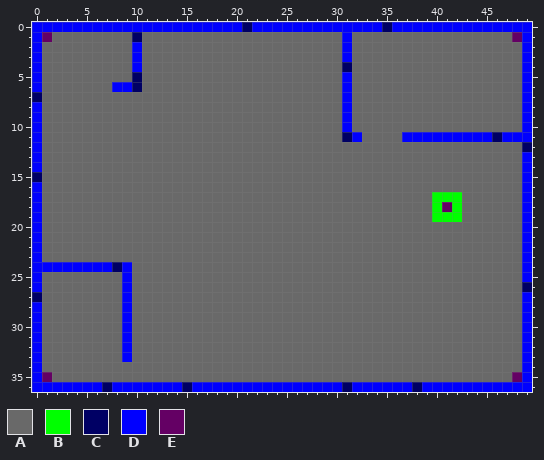
One commit to this pixel-art sprite: TimeFreeze/SFML_GameTemplate/Content/Level/map0.png. That is the earlier state.
The file is 50x37 pixels.
Palette (. is transparent): A #696969  B #00ff00  C #000064  D #0000ff  E #640064
Pixels before, first column x 0:
 0 DDDDDDDDDDDDDDDDDDDDDCDDDDDDDDDDDDDCDDDDDDDDDDDDDD
 1 DEAAAAAAAACAAAAAAAAAAAAAAAAAAAADAAAAAAAAAAAAAAAAED
 2 DAAAAAAAAADAAAAAAAAAAAAAAAAAAAADAAAAAAAAAAAAAAAAAD
 3 DAAAAAAAAADAAAAAAAAAAAAAAAAAAAADAAAAAAAAAAAAAAAAAD
 4 DAAAAAAAAADAAAAAAAAAAAAAAAAAAAACAAAAAAAAAAAAAAAAAD
 5 DAAAAAAAAACAAAAAAAAAAAAAAAAAAAADAAAAAAAAAAAAAAAAAD
 6 DAAAAAAADDCAAAAAAAAAAAAAAAAAAAADAAAAAAAAAAAAAAAAAD
 7 CAAAAAAAAAAAAAAAAAAAAAAAAAAAAAADAAAAAAAAAAAAAAAAAD
 8 DAAAAAAAAAAAAAAAAAAAAAAAAAAAAAADAAAAAAAAAAAAAAAAAD
 9 DAAAAAAAAAAAAAAAAAAAAAAAAAAAAAADAAAAAAAAAAAAAAAAAD
10 DAAAAAAAAAAAAAAAAAAAAAAAAAAAAAADAAAAAAAAAAAAAAAAAD
11 DAAAAAAAAAAAAAAAAAAAAAAAAAAAAAACDAAAADDDDDDDDDCDDD
12 DAAAAAAAAAAAAAAAAAAAAAAAAAAAAAAAAAAAAAAAAAAAAAAAAC
13 DAAAAAAAAAAAAAAAAAAAAAAAAAAAAAAAAAAAAAAAAAAAAAAAAD
14 DAAAAAAAAAAAAAAAAAAAAAAAAAAAAAAAAAAAAAAAAAAAAAAAAD
15 CAAAAAAAAAAAAAAAAAAAAAAAAAAAAAAAAAAAAAAAAAAAAAAAAD
16 DAAAAAAAAAAAAAAAAAAAAAAAAAAAAAAAAAAAAAAAAAAAAAAAAD
17 DAAAAAAAAAAAAAAAAAAAAAAAAAAAAAAAAAAAAAAABBBAAAAAAD
18 DAAAAAAAAAAAAAAAAAAAAAAAAAAAAAAAAAAAAAAABEBAAAAAAD
19 DAAAAAAAAAAAAAAAAAAAAAAAAAAAAAAAAAAAAAAABBBAAAAAAD
20 DAAAAAAAAAAAAAAAAAAAAAAAAAAAAAAAAAAAAAAAAAAAAAAAAD
21 DAAAAAAAAAAAAAAAAAAAAAAAAAAAAAAAAAAAAAAAAAAAAAAAAD
22 DAAAAAAAAAAAAAAAAAAAAAAAAAAAAAAAAAAAAAAAAAAAAAAAAD
23 DAAAAAAAAAAAAAAAAAAAAAAAAAAAAAAAAAAAAAAAAAAAAAAAAD
24 DDDDDDDDCDAAAAAAAAAAAAAAAAAAAAAAAAAAAAAAAAAAAAAAAD
25 DAAAAAAAADAAAAAAAAAAAAAAAAAAAAAAAAAAAAAAAAAAAAAAAD
26 DAAAAAAAADAAAAAAAAAAAAAAAAAAAAAAAAAAAAAAAAAAAAAAAC
27 CAAAAAAAADAAAAAAAAAAAAAAAAAAAAAAAAAAAAAAAAAAAAAAAD
28 DAAAAAAAADAAAAAAAAAAAAAAAAAAAAAAAAAAAAAAAAAAAAAAAD
29 DAAAAAAAADAAAAAAAAAAAAAAAAAAAAAAAAAAAAAAAAAAAAAAAD
30 DAAAAAAAADAAAAAAAAAAAAAAAAAAAAAAAAAAAAAAAAAAAAAAAD
31 DAAAAAAAADAAAAAAAAAAAAAAAAAAAAAAAAAAAAAAAAAAAAAAAD
32 DAAAAAAAADAAAAAAAAAAAAAAAAAAAAAAAAAAAAAAAAAAAAAAAD
33 DAAAAAAAADAAAAAAAAAAAAAAAAAAAAAAAAAAAAAAAAAAAAAAAD
34 DAAAAAAAAAAAAAAAAAAAAAAAAAAAAAAAAAAAAAAAAAAAAAAAAD
35 DEAAAAAAAAAAAAAAAAAAAAAAAAAAAAAAAAAAAAAAAAAAAAAAED
36 DDDDDDDCDDDDDDDCDDDDDDDDDDDDDDDCDDDDDDCDDDDDDDDDDD
Once edited:
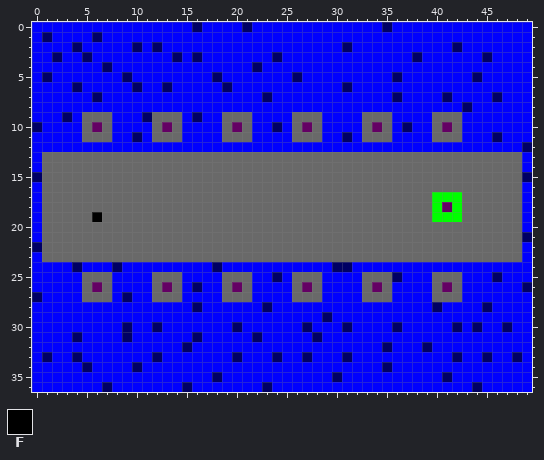
Colours new in this view: F #000000
Changes in this commit:
y 0: x 16 D -> C
y 1: x 1..30 EAAAAAAAACAAAAAAAAAAAAAAAAAAAA -> CDDDDCDDDDDDDDDDDDDDDDDDDDDDDD; x 32..48 AAAAAAAAAAAAAAAAE -> DDDDDDDDDDDDDDDDD
y 2: x 1..48 AAAAAAAAADAAAAAAAAAAAAAAAAAAAADAAAAAAAAAAAAAAAAA -> DDDCDDDDDCDCDDDDDDDDDDDDDDDDDDCDDDDDDDDDDCDDDDDD
y 3: x 1..9 AAAAAAAAA -> DCDDCDDDD; x 11..30 AAAAAAAAAAAAAAAAAAAA -> DDDCDCDDDDDDDCDDDDDD; x 32..48 AAAAAAAAAAAAAAAAA -> DDDDDDCDDDDDDCDDD
y 4: x 1..9 AAAAAAAAA -> DDDDDDCDD; x 11..48 AAAAAAAAAAAAAAAAAAAACAAAAAAAAAAAAAAAAA -> DDDDDDDDDDDCDDDDDDDDDDDDDDDDDDDDDDDDDD
y 5: x 1..30 AAAAAAAAACAAAAAAAAAAAAAAAAAAAA -> CDDDDDDDCDDDDDDDDCDDDDDDDCDDDD; x 32..48 AAAAAAAAAAAAAAAAA -> DDDDCDDDDDDDCDDDD
y 6: x 1..7 AAAAAAA -> DDDCDDD; x 11..48 AAAAAAAAAAAAAAAAAAAADAAAAAAAAAAAAAAAAA -> DDCDDDDDCDDDDDDDDDDDCDDDDDDDDDDDDDDDDD
y 7: x 0..30 CAAAAAAAAAAAAAAAAAAAAAAAAAAAAAA -> DDDDDDCDDDDDDDDDDDDDDDDCDDDDDDD; x 32..48 AAAAAAAAAAAAAAAAA -> DDDDCDDDDCDDDDCDD
y 8: x 1..30 AAAAAAAAAAAAAAAAAAAAAAAAAAAAAA -> DDDDDDDDDDDDDDDDDDDDDDDDDDDDDD; x 32..48 AAAAAAAAAAAAAAAAA -> DDDDDDDDDDDCDDDDD
y 9: x 1..4 AAAA -> DDCD; x 8..11 AAAA -> DDDC; x 15..18 AAAA -> DCDD; x 22..25 AAAA -> DDDD; x 29..30 AA -> DD; x 32 A -> D; x 36..39 AAAA -> DDDD; x 43..48 AAAAAA -> DDDDDD
y 10: x 0..4 DAAAA -> CDDDD; x 6 A -> E; x 8..11 AAAA -> DDDD; x 13 A -> E; x 15..18 AAAA -> DDDD; x 20 A -> E; x 22..25 AAAA -> DDCD; x 27 A -> E; x 29..30 AA -> DD; x 32 A -> D; x 34 A -> E; x 36..39 AAAA -> DCDD; x 41 A -> E; x 43..48 AAAAAA -> DDDDDD
y 11: x 1..4 AAAA -> DDDD; x 8..11 AAAA -> DDCD; x 15..18 AAAA -> DDDD; x 22..25 AAAA -> DDDD; x 29..30 AA -> DD; x 36 A -> D; x 40..42 DDD -> AAA
y 12: x 1..48 AAAAAAAAAAAAAAAAAAAAAAAAAAAAAAAAAAAAAAAAAAAAAAAA -> DDDDDDDDDDDDDDDDDDDDDDDDDDDDDDDDDDDDDDDDDDDDDDDD
y 15: x 49 D -> C
y 19: x 6 A -> F
y 21: x 49 D -> C
y 22: x 0 D -> C
y 24: x 4 D -> C; x 10..48 AAAAAAAAAAAAAAAAAAAAAAAAAAAAAAAAAAAAAAA -> DDDDDDDDCDDDDDDDDDDDCCDDDDDDDDDDDDDDDDD
y 25: x 1..4 AAAA -> DDDD; x 8 A -> D; x 10..11 AA -> DD; x 15..18 AAAA -> DDDD; x 22..25 AAAA -> DDCD; x 29..32 AAAA -> DDDD; x 36..39 AAAA -> CDDD; x 43..48 AAAAAA -> DDDCDD
y 26: x 1..4 AAAA -> DDDD; x 6 A -> E; x 8 A -> D; x 10..11 AA -> DD; x 13 A -> E; x 15..18 AAAA -> DCDD; x 20 A -> E; x 22..25 AAAA -> DDDD; x 27 A -> E; x 29..32 AAAA -> DDDD; x 34 A -> E; x 36..39 AAAA -> DDDD; x 41 A -> E; x 43..48 AAAAAA -> DDDDDD
y 27: x 1..4 AAAA -> DDDD; x 8..11 ADAA -> DCDD; x 15..18 AAAA -> DDDD; x 22..25 AAAA -> DDDD; x 29..32 AAAA -> DDDD; x 36..39 AAAA -> DDDD; x 43..48 AAAAAA -> DDDDDD
y 28: x 1..8 AAAAAAAA -> DDDDDDDD; x 10..48 AAAAAAAAAAAAAAAAAAAAAAAAAAAAAAAAAAAAAAA -> DDDDDDCDDDDDDCDDDDDDDDDDDDDDDDCDDDDCDDD
y 29: x 1..8 AAAAAAAA -> DDDDDDDD; x 10..48 AAAAAAAAAAAAAAAAAAAAAAAAAAAAAAAAAAAAAAA -> DDDDDDDDDDDDDDDDDDDCDDDDDDDDDDDDDDDDDDD
y 30: x 1..48 AAAAAAAADAAAAAAAAAAAAAAAAAAAAAAAAAAAAAAAAAAAAAAA -> DDDDDDDDCDDCDDDDDDDCDDDDDDCDDDCDDDDCDDDDDCDCDDCD
y 31: x 1..48 AAAAAAAADAAAAAAAAAAAAAAAAAAAAAAAAAAAAAAAAAAAAAAA -> DDDCDDDDCDDDDDDCDDDDDCDDDDDCDDDDDDDDDDDDDDDDDDDD
y 32: x 1..8 AAAAAAAA -> DDDDDDDD; x 10..48 AAAAAAAAAAAAAAAAAAAAAAAAAAAAAAAAAAAAAAA -> DDDDDCDDDDDDDDDDDDDDDDDDDCDDDCDDDDDDDDD
y 33: x 1..8 AAAAAAAA -> CDDCDDDD; x 10..48 AAAAAAAAAAAAAAAAAAAAAAAAAAAAAAAAAAAAAAA -> DDCDDDDDDDCDDDCDDCDDDCDDDDDDDDDDCDDCDDC
y 34: x 1..48 AAAAAAAAAAAAAAAAAAAAAAAAAAAAAAAAAAAAAAAAAAAAAAAA -> DDDDCDDDDCDDDDDDDDDDDDDDDDDDDDDDDDCDDDDDDDDDDDDD
y 35: x 1..48 EAAAAAAAAAAAAAAAAAAAAAAAAAAAAAAAAAAAAAAAAAAAAAAE -> DDDDDDDDDDDDDDDDDCDDDDDDDDDDDCDDDDDDDDDDCDDDDDDD
y 36: x 23 D -> C; x 31 C -> D; x 38 C -> D; x 44 D -> C
